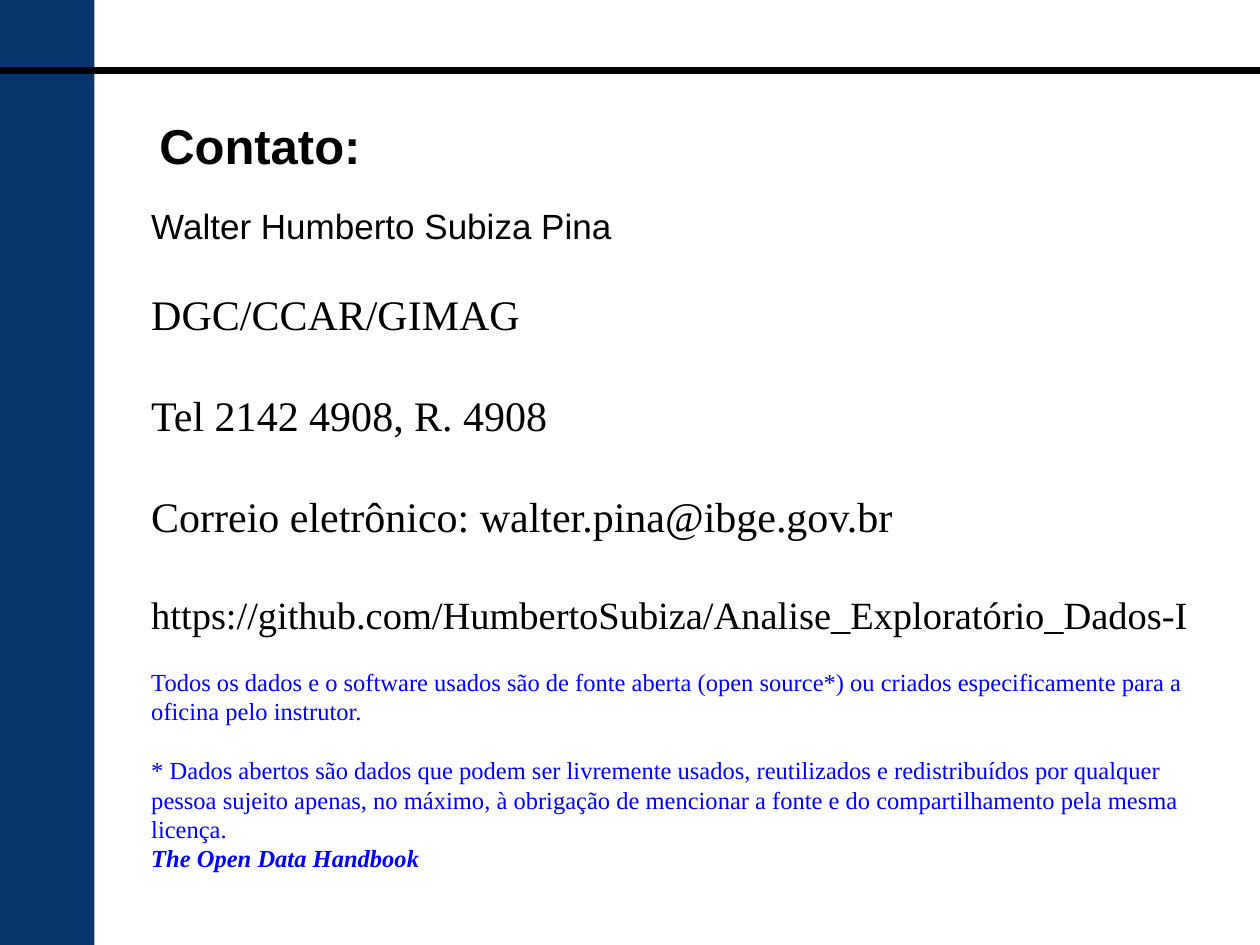
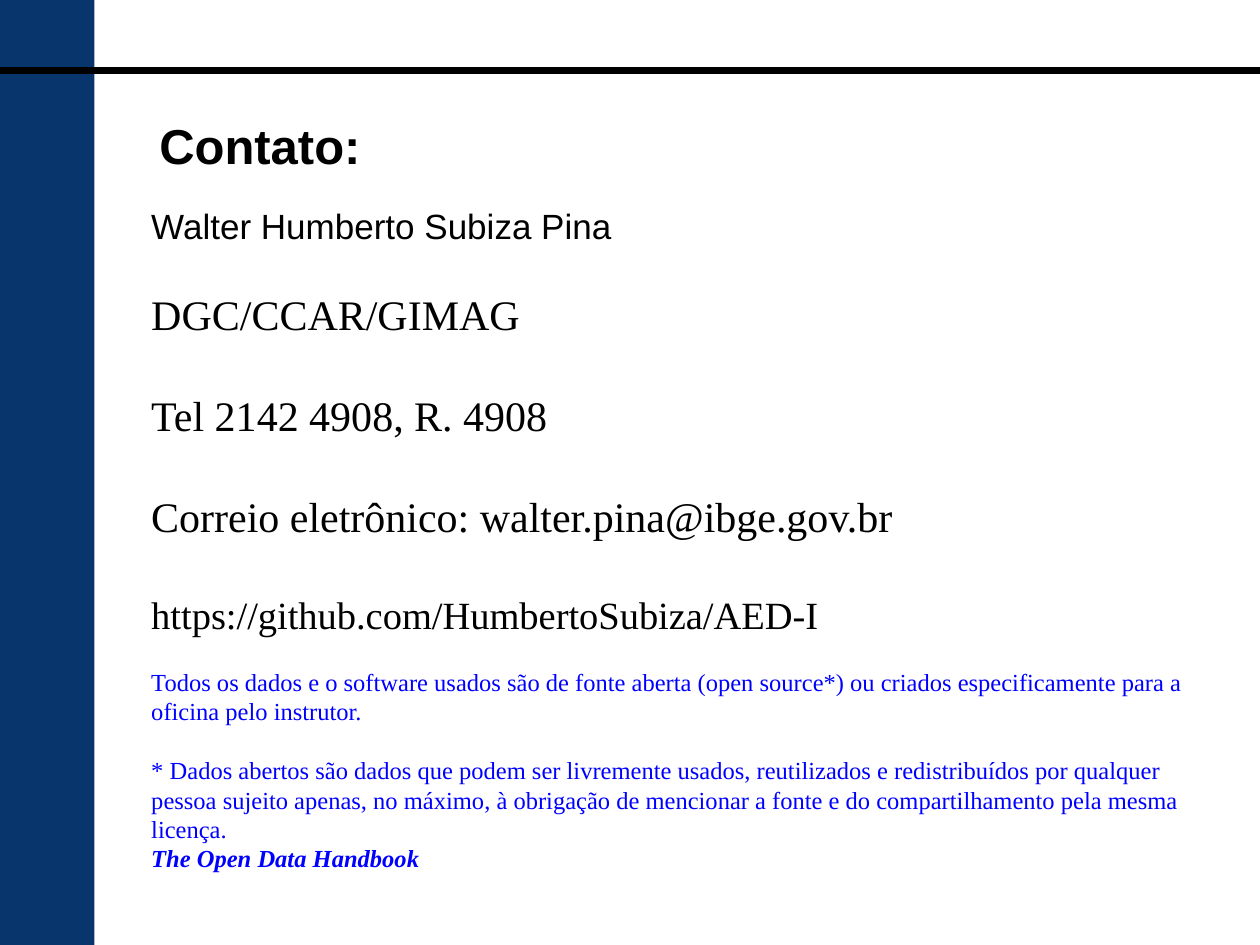
Before and after one commit to HumbertoSubiza/AED-I, a slide deck: slide 2 of 01 conceitos basicos.odp. Drawn at 1260x945 pixels with LibreOffice and Linux fonts; fonts in the diff are those of the drawing; background and template pictures are left out. Boxes give left, top, right and bottom in pixels: in the first picture for what was removed or moved away, otherwise in the second. Text is boxed around its words. In the diff, an @@ line names an element or a change of style, - is before the commit and + after.

```diff
--- a/01 conceitos basicos.odp
+++ b/01 conceitos basicos.odp
@@ text at (151,602,818,637): text changed @@
-https://github.com/HumbertoSubiza/Analise_Exploratório_Dados-I
+https://github.com/HumbertoSubiza/AED-I
```
Also in this commit, not shown: 1 other slide changed, 6 other files.
